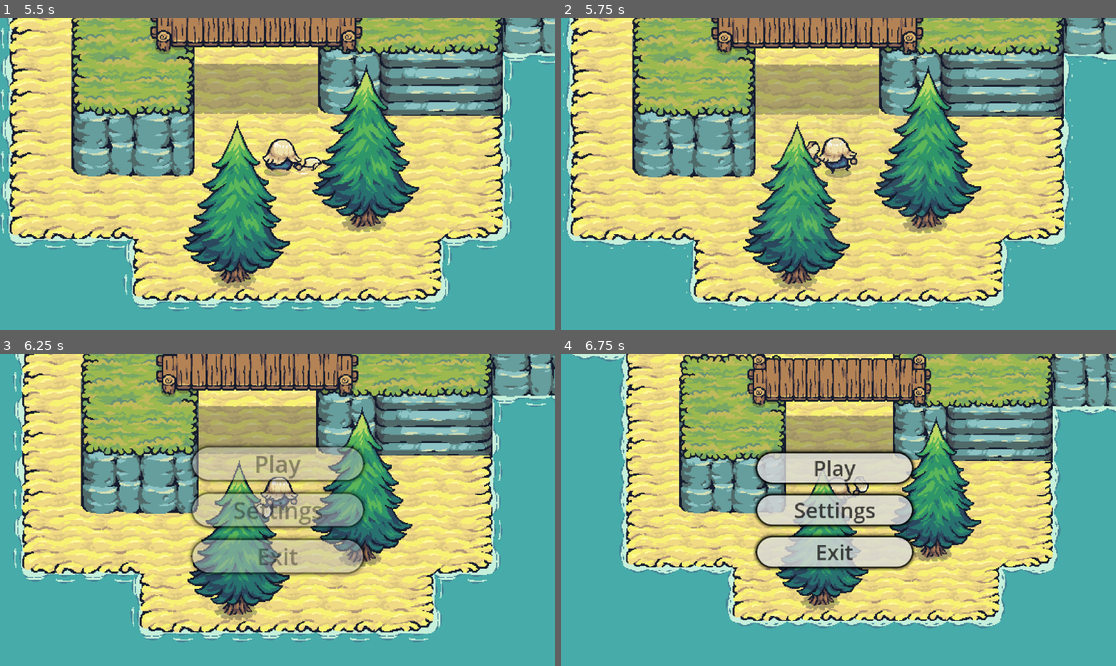
Above: before the commit, frames 1-4 (two rows, left to right).
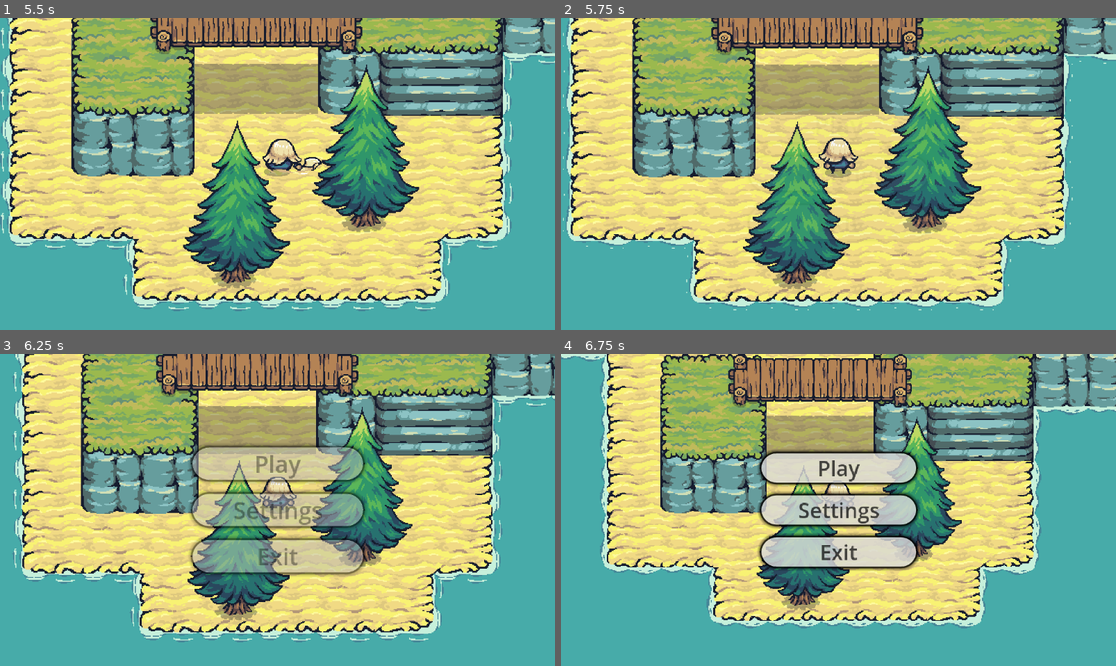
Above: after the commit, the same moments.

Repository: ClementMONDARY/Tree-and-Inventory
Game: Godot game, scene res://scenes/world.tscn
Two runs of this game, one before a commit and one after it. Both use one fixed random seed, a clock stepped at 60 frames per second and the inputs below.
Inputs:
- Up to frame 1 (5.5 s): click "Play" at 0.5 s; click "Play" at 1.25 s; hold D (right) 2.03-2.78 s; hold E (attack) 2.03-2.78 s; hold S (down) 2.78-3.53 s; tap E (attack) at 2.85, 4.35 s; hold D (right) 3.53-4.28 s; hold E (attack) 3.53-4.28 s; hold W (up) 4.28-5.03 s; hold A (left) from 5.03 s (still down); hold E (attack) from 5.03 s (still down)
- Up to frame 2 (5.75 s): keep holding A (left); keep holding E (attack); tap Escape (escape) at 5.65 s
- Up to frame 3 (6.25 s): keep holding A (left); release E (attack) at 5.78 s; tap E (attack) at 5.85 s
- Up to frame 4 (6.75 s): release A (left) at 6.53 s; hold S (down) from 6.53 s (still down); hold E (attack) from 6.53 s (still down)

Frame 1 is identical in both runs. In frame 2, 0.5% of the frame differs, in the area x 44-54%, y 38-50%; in frame 3, 0.3%; in frame 4, 40%, in the area x 0-100%, y 0-88%.

Commit message:
fixed menu system
it was possible to open the menu while his animation is still executed. fixed

Diff:
--- a/scenes/main_menu.tscn
+++ b/scenes/main_menu.tscn
@@ -87,6 +87,22 @@
 "values": [Color(1, 1, 1, 1)]
 }
 
+[sub_resource type="Animation" id="Animation_014fg"]
+resource_name = "fade_in"
+length = 1.5
+tracks/0/type = "value"
+tracks/0/imported = false
+tracks/0/enabled = true
+tracks/0/path = NodePath(".:modulate")
+tracks/0/interp = 1
+tracks/0/loop_wrap = true
+tracks/0/keys = {
+"times": PackedFloat32Array(0, 1.5),
+"transitions": PackedFloat32Array(1, 1),
+"update": 0,
+"values": [Color(1, 1, 1, 0), Color(1, 1, 1, 1)]
+}
+
 [sub_resource type="Animation" id="Animation_ckmmo"]
 resource_name = "fade_out"
 length = 1.5
@@ -101,22 +117,6 @@
 "transitions": PackedFloat32Array(1, 1),
 "update": 0,
 "values": [Color(1, 1, 1, 1), Color(1, 1, 1, 0)]
-}
-
-[sub_resource type="Animation" id="Animation_014fg"]
-resource_name = "fade_in"
-length = 1.5
-tracks/0/type = "value"
-tracks/0/imported = false
-tracks/0/enabled = true
-tracks/0/path = NodePath(".:modulate")
-tracks/0/interp = 1
-tracks/0/loop_wrap = true
-tracks/0/keys = {
-"times": PackedFloat32Array(0, 1.5),
-"transitions": PackedFloat32Array(1, 1),
-"update": 0,
-"values": [Color(1, 1, 1, 0), Color(1, 1, 1, 1)]
 }
 
 [sub_resource type="AnimationLibrary" id="AnimationLibrary_jthgi"]
--- a/scenes/player_camera.tscn
+++ b/scenes/player_camera.tscn
@@ -75,3 +75,11 @@
 }
 
 [node name="main_menu" parent="." instance=ExtResource("2_14ydb")]
+
+[node name="Blackscreen" parent="main_menu" index="0"]
+offset_left = 875.0
+offset_top = -534.0
+offset_right = 3531.93
+offset_bottom = -383.0
+
+[editable path="main_menu"]
--- a/scenes/tree.tscn
+++ b/scenes/tree.tscn
@@ -3,7 +3,7 @@
 [ext_resource type="Texture2D" uid="uid://g6qhpleht7ib" path="res://graphics/Tiny Swords/Resources/Trees/Tree.png" id="1_f8r7q"]
 [ext_resource type="Script" path="res://scripts/tree.gd" id="1_i5mry"]
 [ext_resource type="Texture2D" uid="uid://be0vt1bakj3co" path="res://graphics/Tiny Swords/Resources/Trees/New Piskel-1.png.png" id="2_b2hky"]
-[ext_resource type="AudioStream" uid="uid://caddjnds74wcq" path="res://audio/hit-wood.mp3" id="4_u23jo"]
+[ext_resource type="AudioStream" uid="uid://caddjnds74wcq" path="res://audio/ressources/hit-wood.mp3" id="4_u23jo"]
 
 [sub_resource type="Curve" id="Curve_row7o"]
 _data = [Vector2(0, 1), 0.0, 0.0, 0, 0, Vector2(0.634831, 1), 0.0, 0.0, 0, 0, Vector2(1, 0), 0.0, 0.0, 0, 0]
@@ -98,8 +98,8 @@
 }]
 
 [sub_resource type="CapsuleShape2D" id="CapsuleShape2D_eo5nl"]
-radius = 12.0
-height = 36.0
+radius = 8.0
+height = 24.0
 
 [sub_resource type="CapsuleShape2D" id="CapsuleShape2D_ffm7x"]
 radius = 46.0
@@ -155,7 +155,7 @@
 autoplay = "idle"
 
 [node name="CollisionShape2D" type="CollisionShape2D" parent="."]
-position = Vector2(1, -1)
+position = Vector2(1, 3)
 rotation = 1.5708
 shape = SubResource("CapsuleShape2D_eo5nl")
 
--- a/scenes/world.tscn
+++ b/scenes/world.tscn
@@ -253,6 +253,7 @@
 [connection signal="player_attacking" from="game_nodes/player" to="game_nodes/tree" method="_on_player_player_attacking"]
 [connection signal="player_attacking" from="game_nodes/player" to="game_nodes/tree2" method="_on_player_player_attacking"]
 [connection signal="game_started" from="game_nodes/player/player_camera/main_menu" to="game_nodes/player" method="_on_main_menu_game_started"]
+[connection signal="menu_opened" from="game_nodes/player/player_camera/main_menu" to="game_nodes/player" method="_on_main_menu_menu_opened"]
 
 [editable path="game_nodes/player"]
 [editable path="game_nodes/player/player_camera"]
--- a/scripts/main_menu.gd
+++ b/scripts/main_menu.gd
@@ -1,6 +1,8 @@
 extends Control
 
 signal game_started
+signal menu_opened
+var is_game_started = false
 
 func _ready():
 	$Blackscreen/AnimationPlayer.play("fade_out")
@@ -10,6 +12,7 @@
 	$Buttons_VBoxContainer/AnimationPlayer.play("fade_out")
 	await get_tree().create_timer($Buttons_VBoxContainer/AnimationPlayer.get_animation("fade_out").get_length()).timeout
 	$Buttons_VBoxContainer.visible = false
+	is_game_started = true
 	game_started.emit()
 
 func _on_settings_button_pressed():
@@ -21,7 +24,9 @@
 	get_tree().quit()
 
 func _process(delta: float) -> void:
-	if Input.is_action_just_pressed("escape"):
+	if Input.is_action_just_pressed("escape") && is_game_started == true:
+		is_game_started = false
+		menu_opened.emit()
 		$Buttons_VBoxContainer/AnimationPlayer.play("fade_in")
 		%AnimationPlayer.play("zoom_out")
 		$Buttons_VBoxContainer.visible = true
--- a/scripts/player.gd
+++ b/scripts/player.gd
@@ -9,6 +9,9 @@
 
 func _on_main_menu_game_started():
 	player_can_move = true
+
+func _on_main_menu_menu_opened() -> void:
+	player_can_move = false
 
 func _physics_process(delta):
 	if player_can_move:
--- a/scripts/player_camera.gd
+++ b/scripts/player_camera.gd
@@ -2,6 +2,3 @@
 
 func _ready() -> void:
 	set_zoom(Vector2(1.5, 1.5))
-
-#func _process(delta: float) -> void:
-	#print(zoom)
Not shown, removed: audio/Timber Hearth.mp3.import
Not shown, removed: audio/hit-wood.mp3.import
Not shown, added: audio/music/Timber Hearth.mp3.import
Not shown, added: audio/ressources/hit-wood.mp3.import
Not shown, added: audio/music/Timber Hearth.mp3
Not shown, added: audio/ressources/hit-wood.mp3
